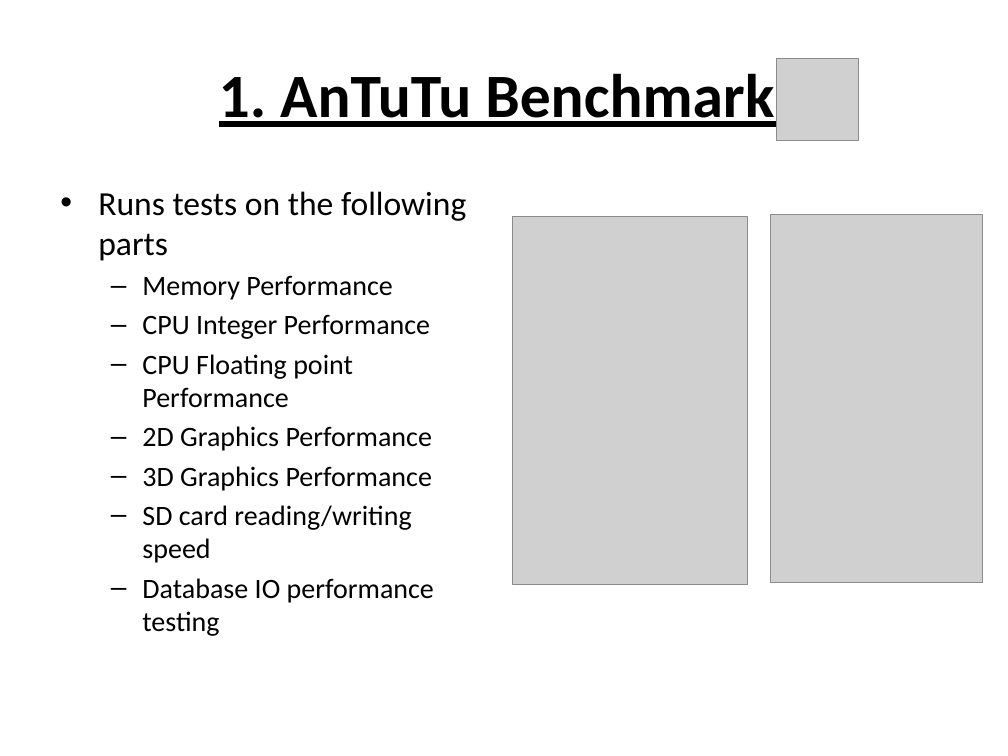
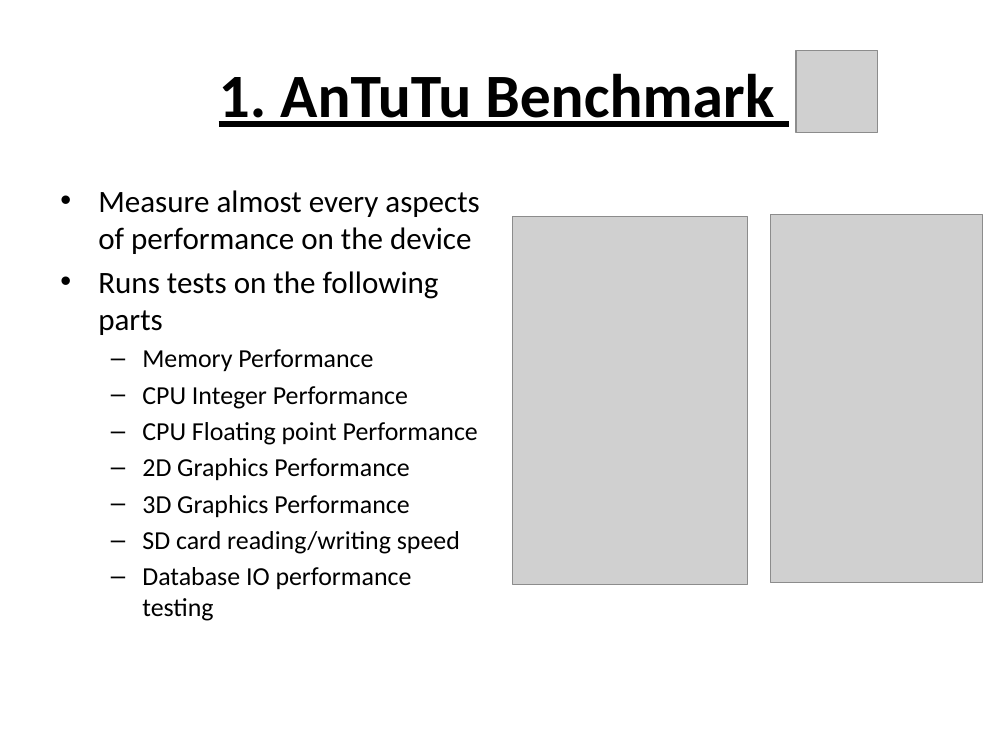
Before and after one commit to laikayeekelly/Benchmark, a slide deck: slide 4 of benchmark.pptx. Drawn at 1008x756 pixels with LibreOffice and Linux fonts; fonts in the diff are those of the drawing; grey boxes stand for pictures. Boxes give left, top, right and bottom in pixels: in the first picture for what was removed or moved away, otherwise in the second. Text is boxed around its words. In the diff, an @@ line names an element or a change of style, - is before the commit and + after.

```diff
--- a/benchmark.pptx
+++ b/benchmark.pptx
@@ picture: place and size @@
-picture at [776,58,858,140]
+picture at [796,50,878,132]
@@ text at [98,190,479,254]: paragraph added @@
+• Measure almost every aspects of performance on the device
@@ text at [98,271,478,621]: size 24 to 22.2 pt in "Runs tests on the following parts"; size 20 to 18.5 pt in "Memory Performance", "CPU Integer Performance", "CPU Floating point Performance", "2D Graphics Performance" and 3 more places @@
```
Also in this commit, not shown: 3 other slides changed.
